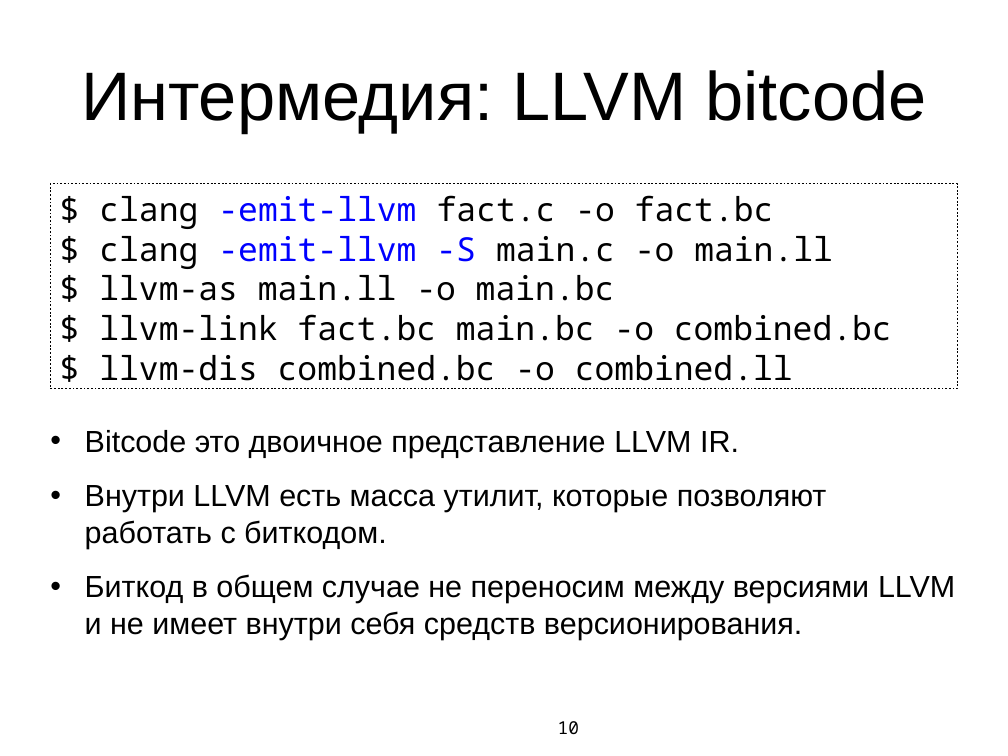
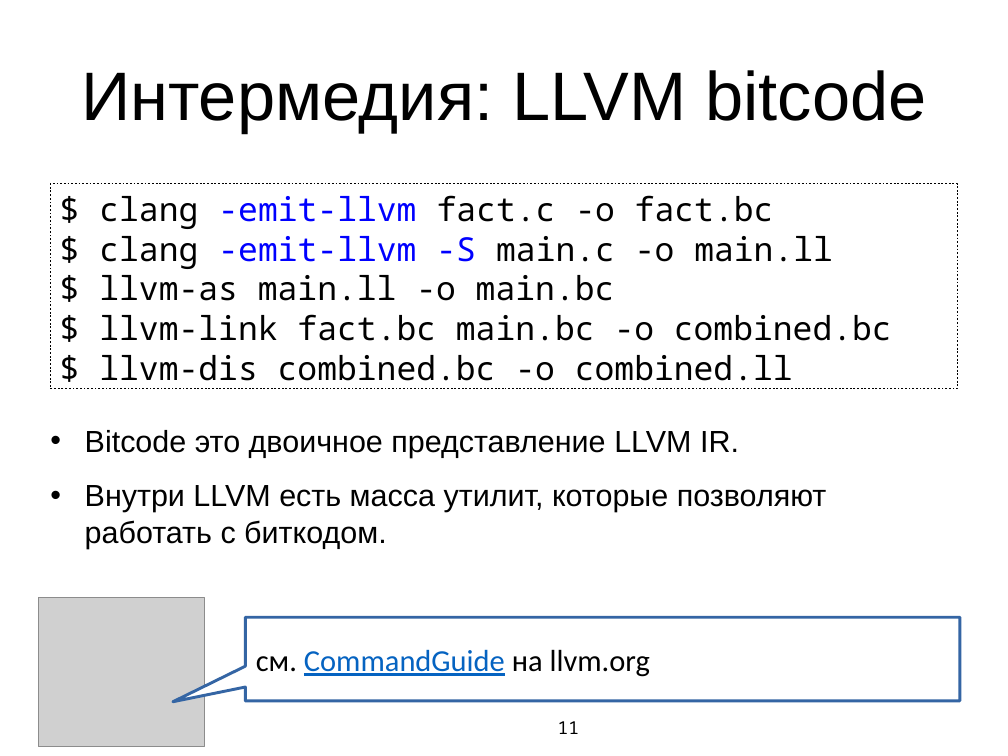
Before and after one commit to MIPT-ILab/cpp-lects-rus, a slide deck: slide 11 of other_lects/toolchain_lect/slides/graphics_toolchain_complete_ppt.pptx (slide 10 before the commit). Drawn at 1008x756 pixels with LibreOffice and Linux fonts; fonts in the diff are those of the drawing; grey boxes stand for pictures. Boxes give left, top, right and bottom in pixels: in the first picture for what was removed or moved away, otherwise in the second. Text is boxed around its words. In the diff, an @@ line names an element or a change of style, - is before the commit and + after.

```diff
--- a/other_lects/toolchain_lect/slides/graphics_toolchain_complete_ppt.pptx
+++ b/other_lects/toolchain_lect/slides/graphics_toolchain_complete_ppt.pptx
@@ picture added at (38, 598, 205, 747) @@
@@ text at (85, 574, 955, 640): paragraph removed @@
-• Биткод в общем случае не переносим между версиями LLVM и не имеет внутри себя средств версионирования.
@@ freeform shape added at (245, 617, 960, 702), fill #FFFFFF, outline #3465A4 2.3 pt, 24 pt, text #000000 @@
+см. CommandGuide на llvm.org
@@ page number at (558, 721, 579, 734): text changed @@
-10
+11
```
Also in this commit, not shown: 12 other slides changed, 14 slides added, 4 slides removed, 3 other files.
